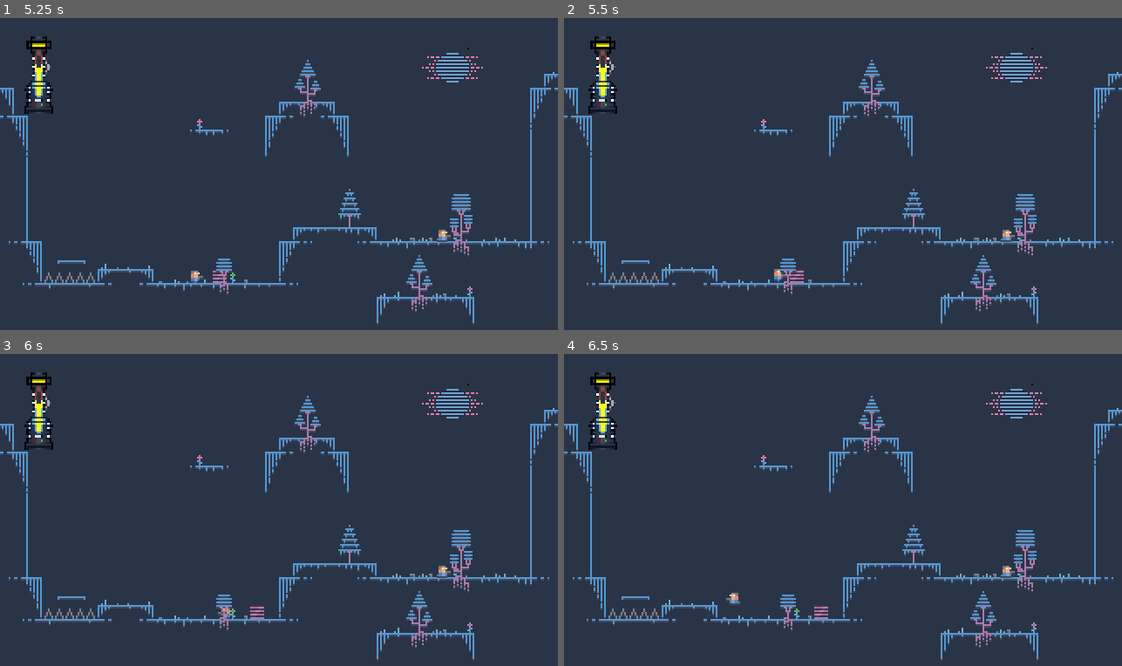
Above: before the commit, frames 1-4 (two rows, left to right).
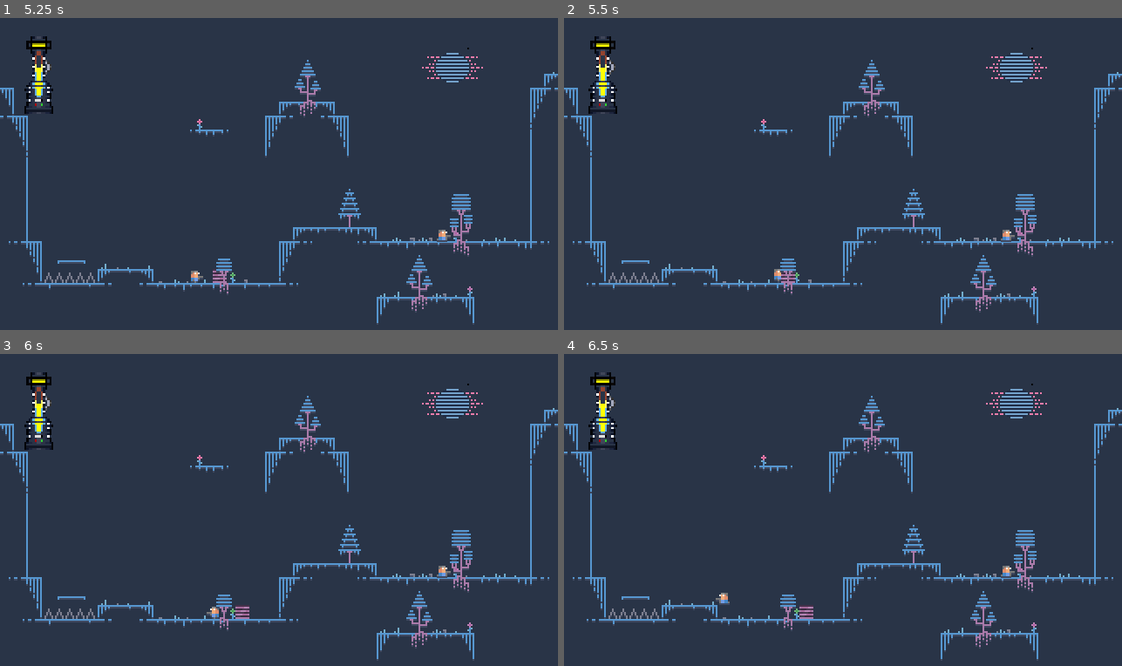
Above: after the commit, the same moments.

Repository: ddorn/gravity
Game: Godot game, scene res://World.tscn
Two runs of this game, one before a commit and one after it. Both use one fixed random seed, a clock stepped at 60 frames per second and the inputs below.
Inputs:
- Up to frame 1 (5.25 s): hold Right (ui_right) 0.53-2.03 s; tap Up (ui_up) at 0.77, 1.52, 3.02, 3.77, 4.52 s; hold Left (ui_left) 2.03-2.78 s; tap Enter at 2.75 s; hold Right (ui_right) 2.78-4.28 s; hold Left (ui_left) 4.28-5.03 s; hold Right (ui_right) from 5.03 s (still down)
- Up to frame 2 (5.5 s): keep holding Right (ui_right)
- Up to frame 3 (6 s): release Right (ui_right) at 5.78 s; hold Left (ui_left) from 5.78 s (still down)
- Up to frame 4 (6.5 s): keep holding Left (ui_left); tap Up (ui_up) at 6.02 s

Frame 1 is identical in both runs. In frame 2, less than 0.1% of the frame differs, in the area x 38-43%, y 80-85%; in frame 3, 0.3%; in frame 4, 0.3%, in the area x 27-48%, y 76-85%.

Commit message:
La boite est affectée par la gravité

Diff:
--- a/Box.gd
+++ b/Box.gd
@@ -19,6 +19,8 @@
 var velocity = Vector2.ZERO
 var circle_shape
 var not_pushing;
+var GRAVITY = 200;
+
 # Called when the node enters the scene tree for the first time.
 func _ready():
 	last_velocity = Vector2(velocity)
@@ -26,7 +28,6 @@
 	not_pushing = true
 
 func _physics_process(delta):
-	var GRAVITY = 200;
 	var friction;
 	last_velocity = velocity
 	if !is_on_floor():
@@ -42,26 +43,32 @@
 
 func _on_LeftSide_body_entered(body):
 	if body.get("TYPE") == "player":
-		not_pushing = false;
-		print("L : velocity on PLAYER:", body.last_velocity.x)
-		if MAX_SPEED > body.last_velocity.x && body.last_velocity.x >= MIN_SPEED :
-			velocity.x = body.last_velocity.x;
-		elif Input.get_action_strength("ui_right") :
-			velocity.x = MAX_SPEED;
-		print("L : velocity on box:", velocity.x)
-		move_and_slide(velocity, Vector2.UP)
+		GRAVITY = Utils.get_gravity(self)
+		if GRAVITY < 300 :
+			not_pushing = false;
+			print("L : velocity on PLAYER:", body.last_velocity.x)
+			if MAX_SPEED > body.last_velocity.x && body.last_velocity.x >= MIN_SPEED :
+				velocity.x = body.last_velocity.x;
+			elif Input.get_action_strength("ui_right") :
+				velocity.x = MAX_SPEED;
+			velocity.x = velocity.x * (1-(GRAVITY/300));
+			print("L : velocity on box:", velocity.x)
+			move_and_slide(velocity, Vector2.UP)
 
 
 func _on_RightSide_body_entered(body):
 	if body.get("TYPE") == "player":
-		not_pushing = false;
-		print("R : velocity on PLAYER:", body.last_velocity.x)
-		if -MIN_SPEED > body.last_velocity.x && body.last_velocity.x >= -MAX_SPEED:
-			velocity.x = body.last_velocity.x+10;
-		elif Input.get_action_strength("ui_left") :
-			velocity.x = -MAX_SPEED;
-		print("R : velocity on box:", velocity.x)
-		move_and_slide(velocity, Vector2.UP)
+		GRAVITY = Utils.get_gravity(self)
+		if GRAVITY < 300 :
+			not_pushing = false;
+			print("R : velocity on PLAYER:", body.last_velocity.x)
+			if -MIN_SPEED > body.last_velocity.x && body.last_velocity.x >= -MAX_SPEED:
+				velocity.x = body.last_velocity.x+10;
+			elif Input.get_action_strength("ui_left") :
+				velocity.x = -MAX_SPEED;
+			velocity.x = velocity.x * (1-(GRAVITY/300));
+			print("R : velocity on box:", velocity.x)
+			move_and_slide(velocity, Vector2.UP)
 
 func _on_IsGoingToPush_body_exited(body):
 	if body.get("TYPE") == "player":
